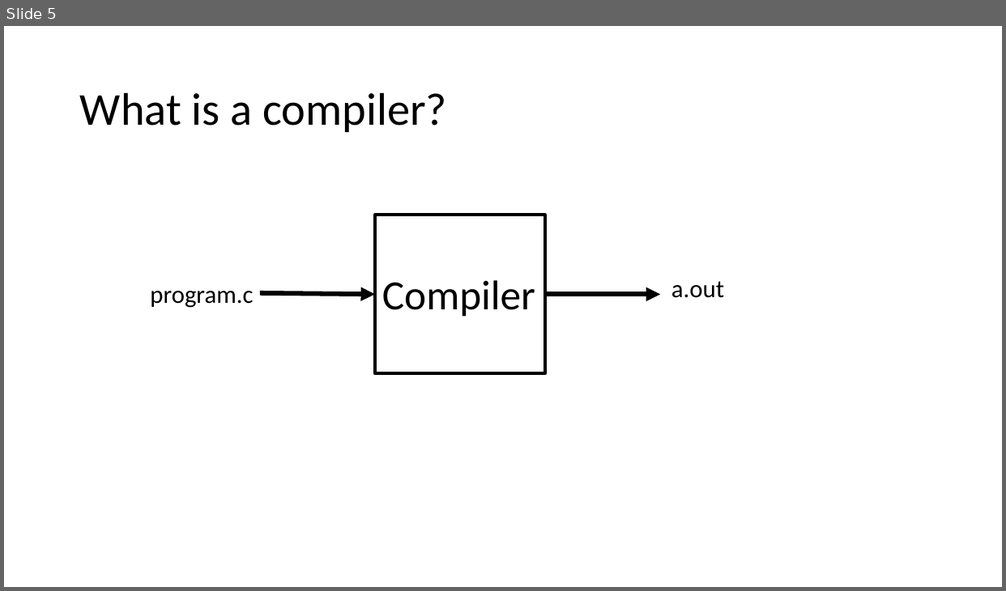
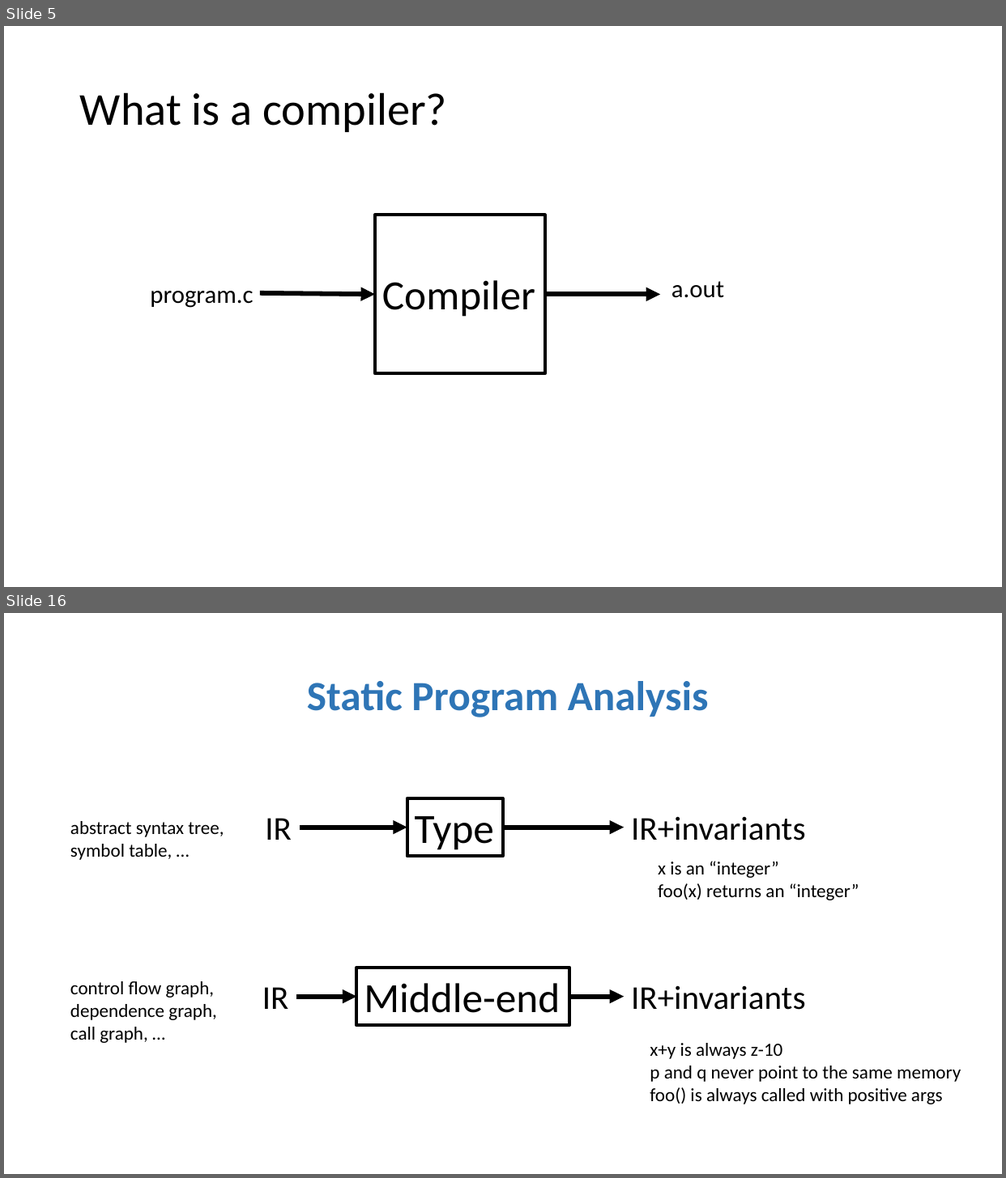
Before and after one commit to matthewbdwyer/matthewbdwyer.github.io, a slide deck: 6620/slides/Introduction.pptx. Shown one above the other, each under a label of ours: slide 5 before the commit, slides 5 and 16 after it; the slides between them are not shown. The pictures are 1006x591 and 1006x1178 pixels, drawn with LibreOffice and Linux fonts; fonts in the diff are those of the drawing. Boxes give left, top, right and bottom in pixels: in the first picture for what was removed or moved away, otherwise in the second. Text is boxed around its words. In the diff, an @@ line names an element or a change of style, - is before the commit and + after.

```diff
--- a/6620/slides/Introduction.pptx
+++ b/6620/slides/Introduction.pptx
@@ slide 16 added at [4,613,1002,1174], background #FFFFFF @@
@@ text added at [307,681,709,717], 40 pt, text #2E75B6, bold @@
+Static Program Analysis
@@ rectangle added at [407,798,503,856], outline #000000 3 pt, 40 pt, text #000000 @@
+Type
@@ text added at [70,821,224,860], 18 pt, text #000000 @@
+abstract syntax tree,
+symbol table, …
@@ text added at [265,818,292,840], 32 pt, text #000000 @@
+IR
@@ arrow added from (300, 827) to (407, 827), #000000 4.5 pt @@
@@ arrow added from (503, 827) to (624, 827), #000000 4.5 pt @@
@@ text added at [631,816,805,841], 32 pt, text #000000 @@
+IR+invariants
@@ text added at [658,861,859,901], 18 pt, text #000000 @@
+x is an “integer”
+foo(x) returns an “integer”
@@ rectangle added at [356,968,570,1025], outline #000000 3 pt, 40 pt, text #000000 @@
+Middle-end
@@ text added at [70,982,217,1043], 18 pt, text #000000 @@
+control flow graph,
+dependence graph,
+call graph, …
@@ text added at [262,987,289,1009], 32 pt, text #000000 @@
+IR
@@ arrow added from (296, 997) to (356, 997), #000000 4.5 pt @@
@@ arrow added from (570, 997) to (624, 997), #000000 4.5 pt @@
@@ text added at [631,986,805,1010], 32 pt, text #000000 @@
+IR+invariants
@@ text added at [650,1043,961,1105], 18 pt, text #000000 @@
+x+y is always z-10
+p and q never point to the same memory
+foo() is always called with positive args
```
Also in this commit, not shown: 3 slides changed, 10 other slides added, 2 slides removed, 13 other files.
